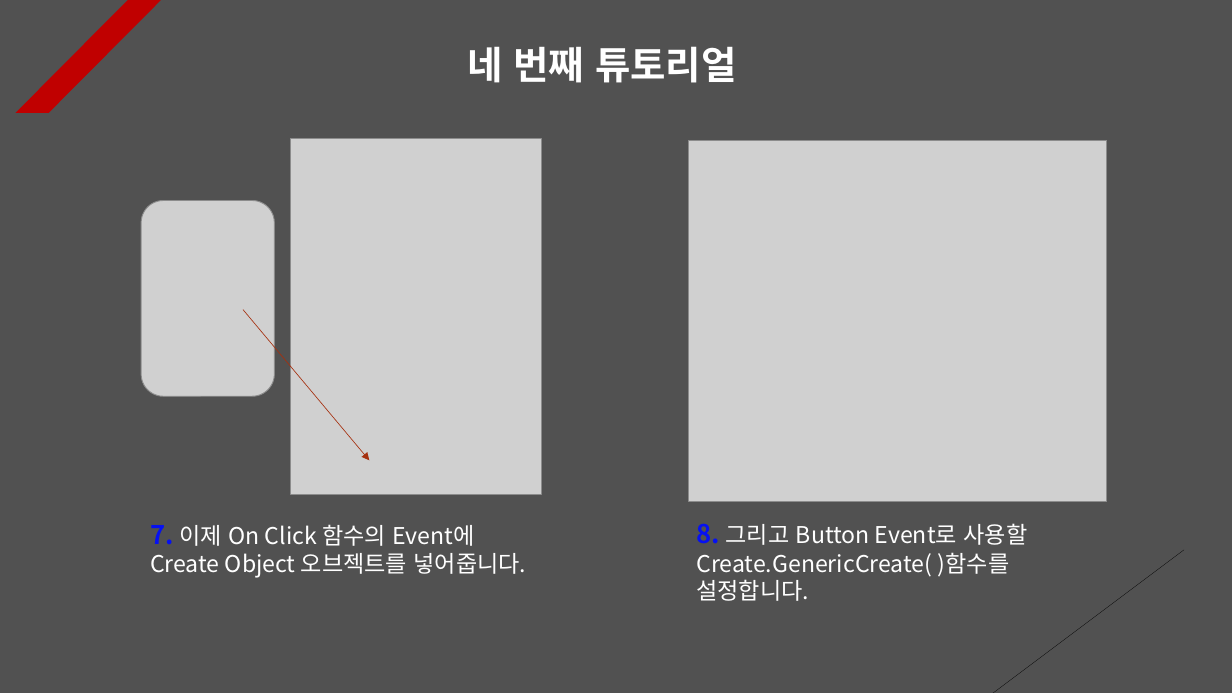
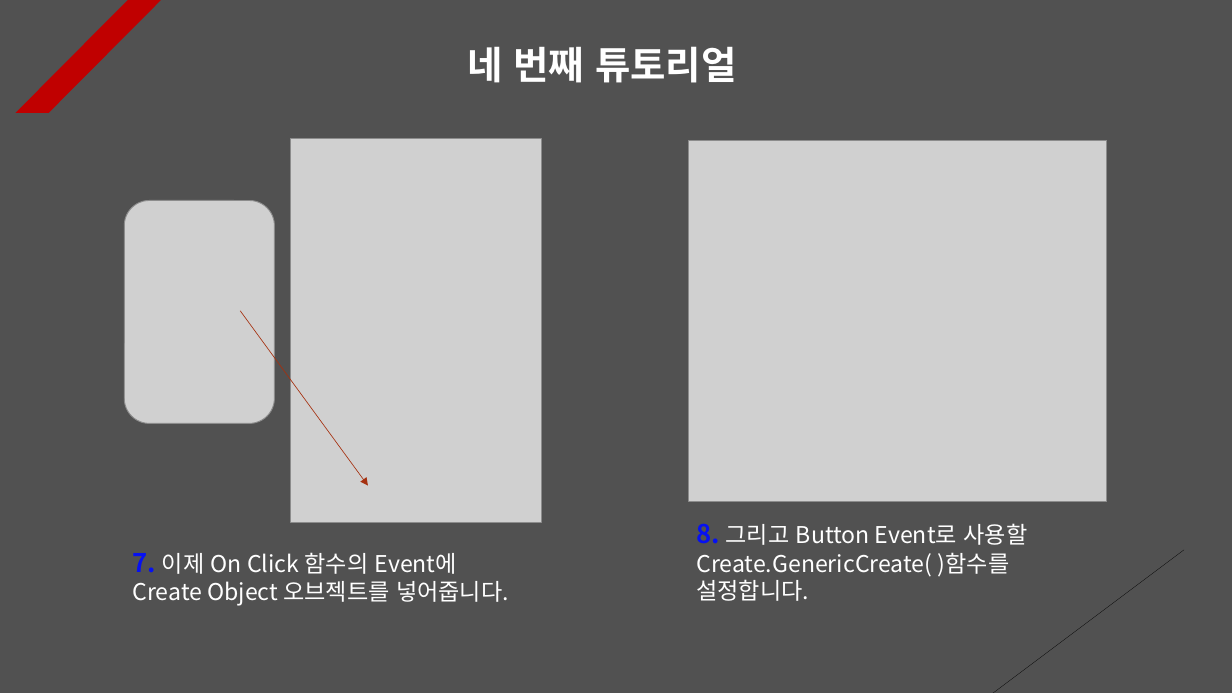
Before and after one commit to Unity2033/3D-UnityEngine, a slide deck: slide 5 of Assets/Class/Instantiate & Destroy/PPT Data/Instatiate and Destroy Example.pptx. Drawn at 1232x693 pixels with LibreOffice and Linux fonts; fonts in the diff are those of the drawing; grey boxes stand for pictures. Boxes give left, top, right and bottom in pixels: in the first picture for what was removed or moved away, otherwise in the second. Text is boxed around its words. In the diff, an @@ line names an element or a change of style, - is before the commit and + after.

```diff
--- a/Assets/Class/Instantiate & Destroy/PPT Data/Instatiate and Destroy Example.pptx
+++ b/Assets/Class/Instantiate & Destroy/PPT Data/Instatiate and Destroy Example.pptx
@@ picture resized from (x1=291, y1=139, x2=542, y2=494) to (x1=291, y1=139, x2=542, y2=522) @@
@@ picture resized from (x1=141, y1=201, x2=274, y2=396) to (x1=125, y1=201, x2=274, y2=423) @@
@@ arrow moved from (243, 310) - (370, 460) to (240, 311) - (368, 486) @@
@@ text "7. 이제 On Click 함수의 ..." moved from (x1=150, y1=524, x2=527, y2=578) to (x1=132, y1=552, x2=509, y2=606) @@
```
Also in this commit, not shown: 8 other slides changed, 1 slide added, 5 other files.
